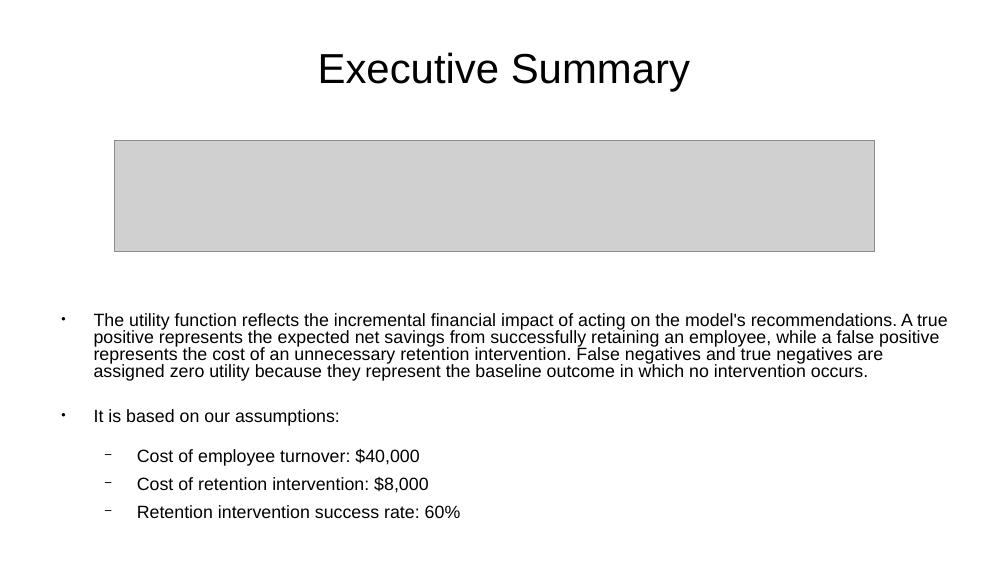
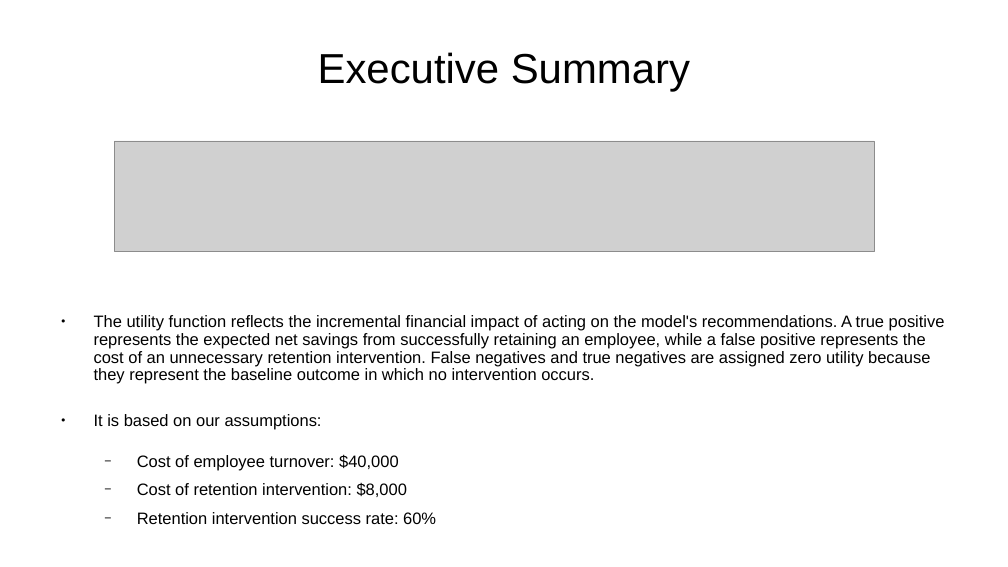
Before and after one commit to sbowler/project-one, a slide deck: slide 3 of presentations/project2_presentation.pptx. Drawn at 1008x567 pixels with LibreOffice and Linux fonts; fonts in the diff are those of the drawing; grey boxes stand for pictures; background and template pictures are left out. Boxes give left, top, right and bottom in pixels: in the first picture for what was removed or moved away, otherwise in the second. Text is boxed around its words. In the diff, an @@ line names an element or a change of style, - is before the commit and + after.

```diff
--- a/presentations/project2_presentation.pptx
+++ b/presentations/project2_presentation.pptx
@@ text "The utility function reflects the ..." at [94, 315, 945, 524]: size 14 to 12.9 pt; line spacing 0.8 to 0.9 @@
```
Also in this commit, not shown: 14 other slides changed, 2 slides added.
